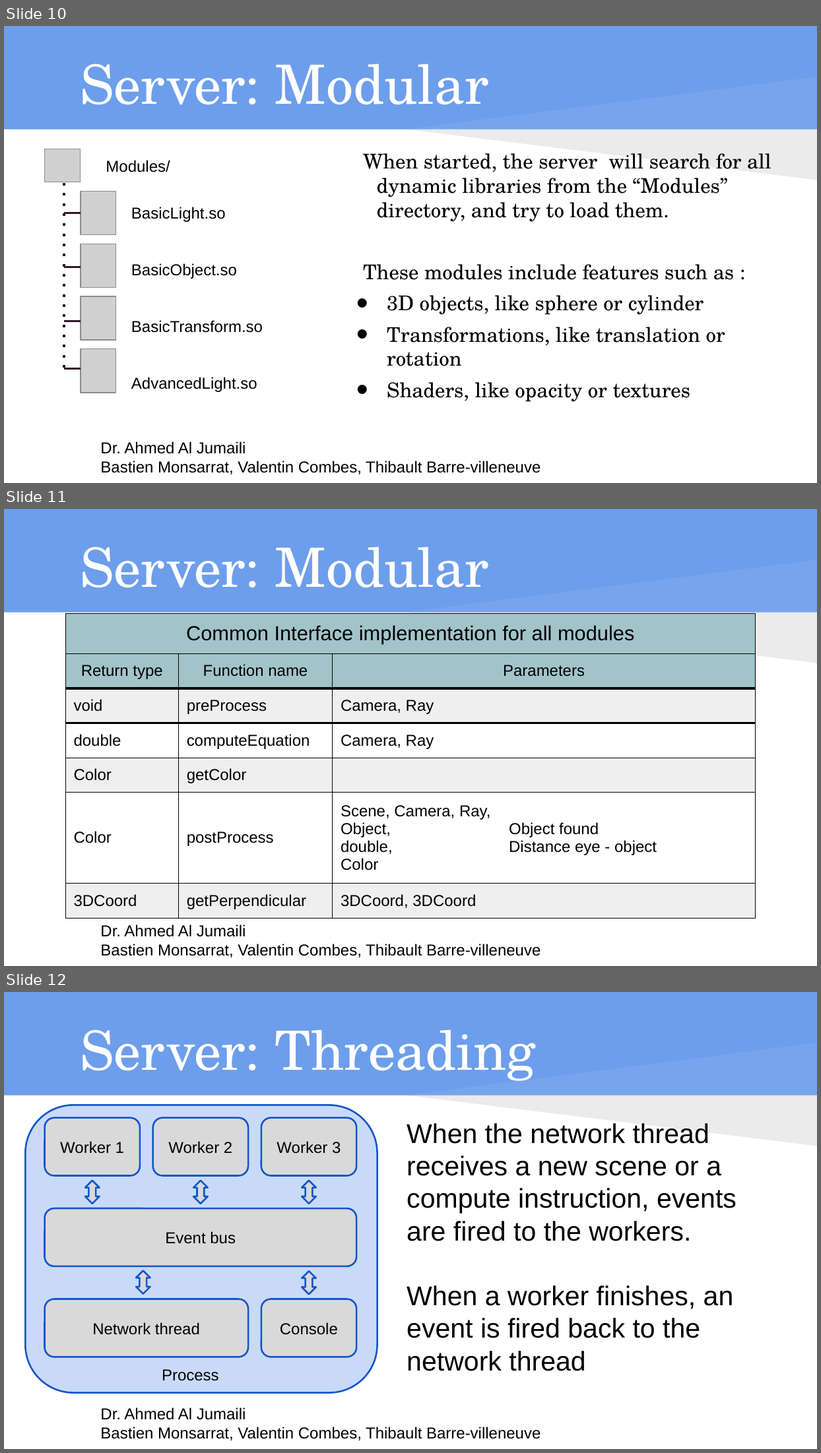
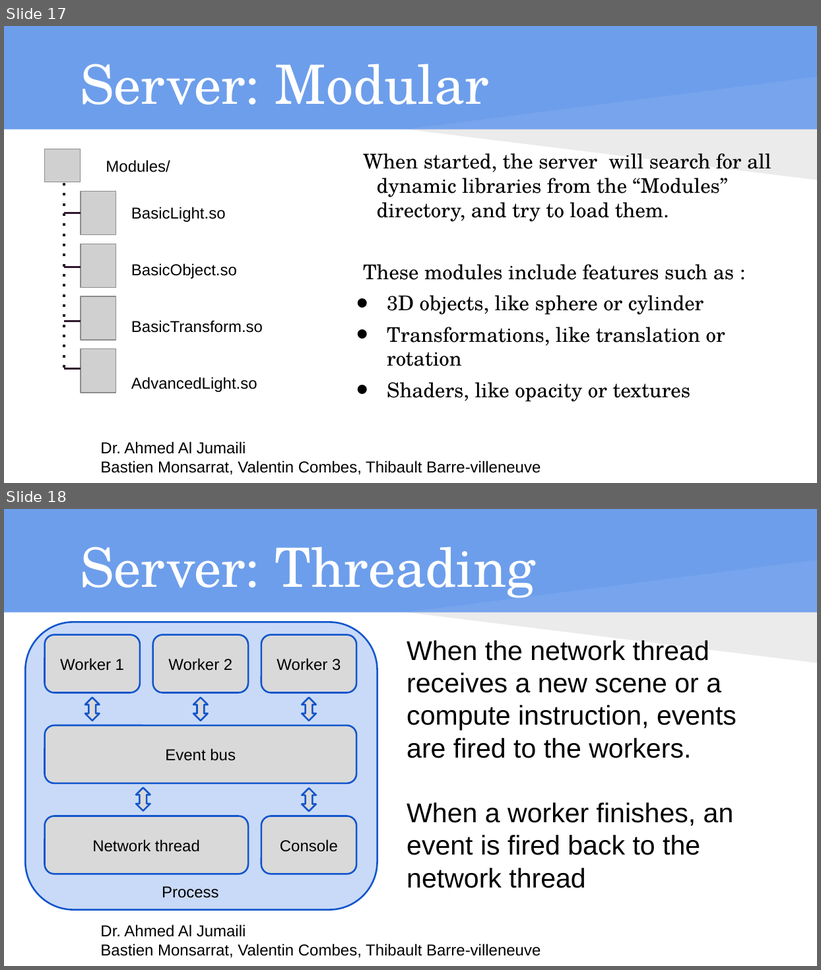
Before and after one commit to isundil/drt, a slide deck: Presentation DS - drt.pptx. Shown one above the other, each under a label of ours: slides 10, 11 and 12 before the commit, slides 17 and 18 after it. The pictures are 821x1453 and 821x970 pixels, drawn with LibreOffice and Linux fonts; fonts in the diff are those of the drawing; grey boxes stand for pictures. Boxes give left, top, right and bottom in pixels: in the first picture for what was removed or moved away, otherwise in the second. Text is boxed around its words. In the diff, an @@ line names an element or a change of style, - is before the commit and + after.

```diff
--- a/Presentation DS - drt.pptx
+++ b/Presentation DS - drt.pptx
@@ slide 11 removed at (4,509,817,966), background #6D9EEB; not listed: 4 template elements that a slide beside it also shows @@
@@ title removed at (80,547,489,588) @@
-Server: Modular
@@ table removed at (66,614,755,923), 7 rows, 4 columns @@
-Common Interface implementation for all modules |  |  | 
-Return type | Function name | Parameters | 
-void | preProcess | Camera, Ray | 
-double | computeEquation | Camera, Ray | 
-Color | getColor |  | 
-Color | postProcess | Scene, Camera, Ray, / Object, / double, / Color | Object found / Distance eye - object
-3DCoord | getPerpendicular | 3DCoord, 3DCoord | 
@@ what was slide 10 is now slide 17 @@
@@ what was slide 12 is now slide 18 @@
```
Also in this commit, not shown: 4 slides changed, 1 slide added, 4 other slides removed.
